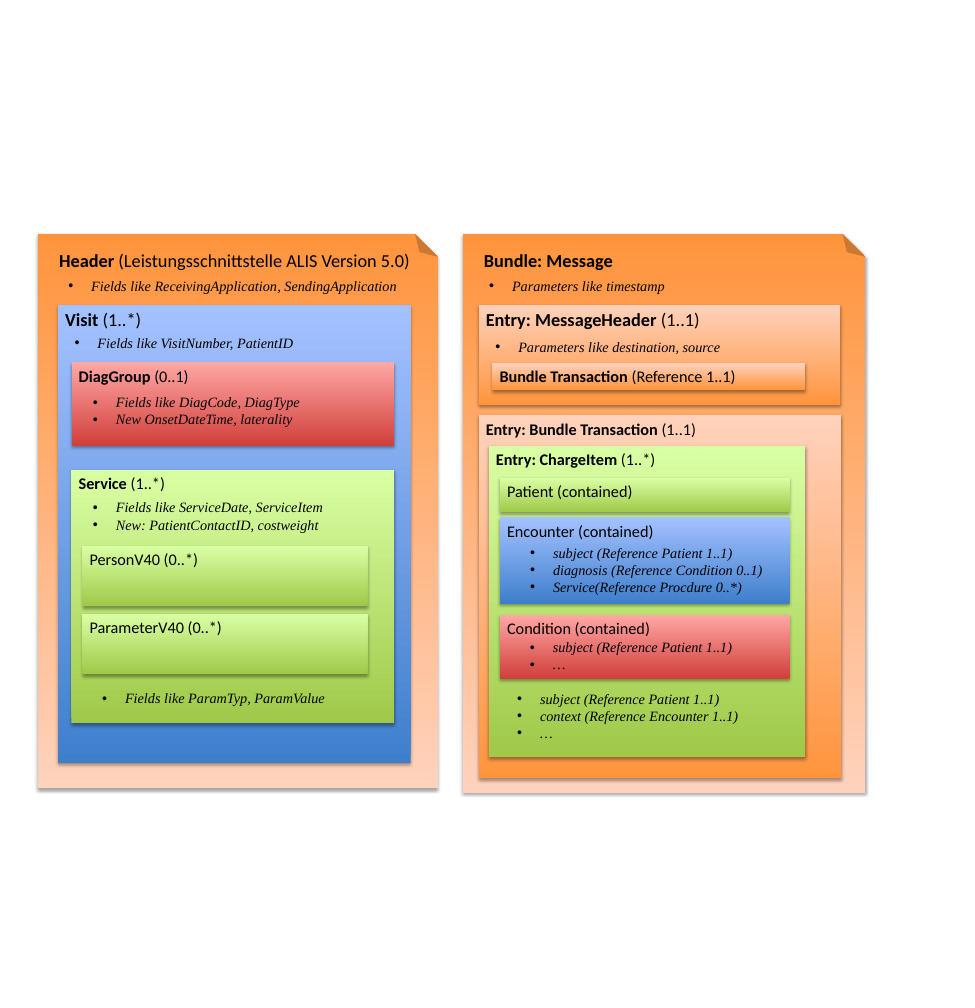
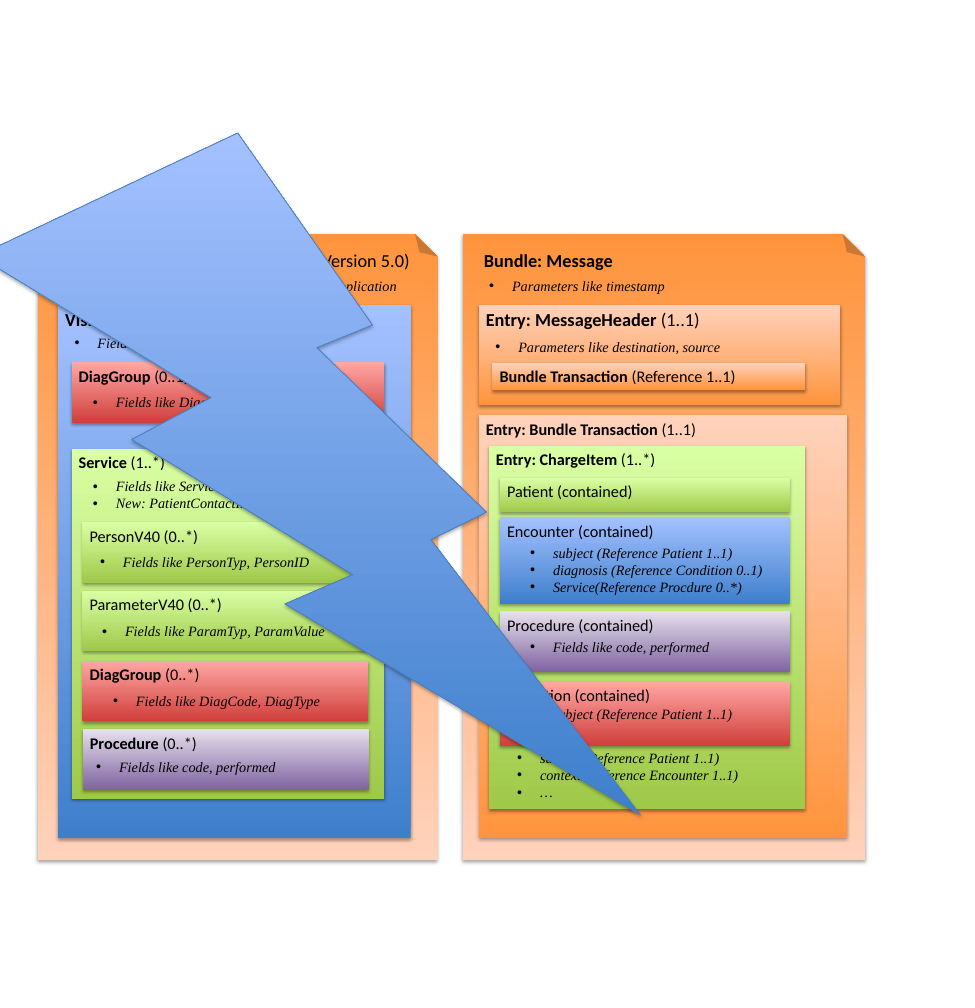
Before and after one commit to ahdis/ch-alis, a slide deck: slide 2 of prents_ch-alis.pptx. Drawn at 975x1008 pixels with LibreOffice and Linux fonts; fonts in the diff are those of the drawing. Boxes give left, top, right and bottom in pixels: in the first picture for what was removed or moved away, otherwise in the second. Text is boxed around its words. In the diff, an @@ line names an element or a change of style, - is before the commit and + after.

```diff
--- a/prents_ch-alis.pptx
+++ b/prents_ch-alis.pptx
@@ lightning bolt added at (0,133,641,815), fill gradient #3F80CE to #A4C4FF, outline #4B7EBC 0.75 pt @@
@@ folded corner: place and size @@
-folded corner at (37,234,437,788)
+folded corner at (37,234,437,860)
@@ folded corner: place and size @@
-folded corner at (463,234,866,793)
+folded corner at (463,234,866,860)
@@ rectangle "Visit (1..*)": place and size @@
-rectangle "Visit (1..*)" at (58,304,411,762)
+rectangle "Visit (1..*)" at (58,304,411,837)
@@ rectangle "DiagGroup (0..1)": place and size @@
-rectangle "DiagGroup (0..1)" at (72,363,394,446)
+rectangle "DiagGroup (0..1)" at (72,363,384,423)
@@ text at (116,414,292,427): paragraph removed @@
-• New OnsetDateTime, laterality
@@ rectangle "Entry: Bundle Transaction (1..1)": place and size @@
-rectangle "Entry: Bundle Transaction (1..1)" at (479,415,842,778)
+rectangle "Entry: Bundle Transaction (1..1)" at (479,415,847,837)
@@ rectangle "Service (1..*)": place and size @@
-rectangle "Service (1..*)" at (72,470,394,723)
+rectangle "Service (1..*)" at (72,448,384,799)
@@ rectangle "Entry: ChargeItem (1..*)": place and size @@
-rectangle "Entry: ChargeItem (1..*)" at (489,446,805,757)
+rectangle "Entry: ChargeItem (1..*)" at (489,446,805,809)
@@ text "Fields like ServiceDate, ServiceItem" rewrapped from (116,502,323,533) to (116,480,254,512) @@
@@ rectangle "PersonV40 (0..*)": place and size @@
-rectangle "PersonV40 (0..*)" at (83,546,368,606)
+rectangle "PersonV40 (0..*)" at (83,522,368,582)
@@ text "Fields like PersonTyp, PersonID" rewrapped from (123,623,250,635) to (123,557,309,570) @@
@@ rectangle "ParameterV40 (0..*)": place and size @@
-rectangle "ParameterV40 (0..*)" at (83,614,368,674)
+rectangle "ParameterV40 (0..*)" at (83,590,368,650)
@@ text "Fields like ParamTyp, ParamValue": place and size @@
-text "Fields like ParamTyp, ParamValue" at (125,693,324,706)
+text "Fields like ParamTyp, ParamValue" at (125,625,324,639)
@@ rectangle added at (500,611,790,671), fill gradient #8064A2 to #E5DFEB to #E6E0EC, 16 pt, text #000000 @@
+Procedure (contained)
@@ text added at (553,642,709,655), 14 pt, text #000000, italic @@
+• Fields like code, performed
@@ rectangle added at (83,661,369,721), fill gradient #D1403C to #FFA6A5, 16 pt, text #000000, bold @@
+DiagGroup (0..*)
@@ rectangle "Condition (contained)": place and size @@
-rectangle "Condition (contained)" at (500,615,790,680)
+rectangle "Condition (contained)" at (500,682,790,746)
@@ text added at (136,696,320,709), 14 pt, text #000000, italic @@
+• Fields like DiagCode, DiagType
@@ text "subject (Reference Patient 1..1)": place and size @@
-text "subject (Reference Patient 1..1)" at (553,642,732,655)
+text "subject (Reference Patient 1..1)" at (553,708,732,723)
@@ rectangle added at (83,729,369,789), fill gradient #8064A2 to #E5DFEB to #E6E0EC, 16 pt, text #000000, bold @@
+Procedure (0..*)
@@ text "subject (Reference Patient 1..1)": place and size @@
-text "subject (Reference Patient 1..1)" at (540,694,738,724)
+text "subject (Reference Patient 1..1)" at (540,752,738,784)
@@ text added at (119,762,275,775), 14 pt, text #000000, italic @@
+• Fields like code, performed
```
Also in this commit, not shown: 1 slide added, 5 other files.
